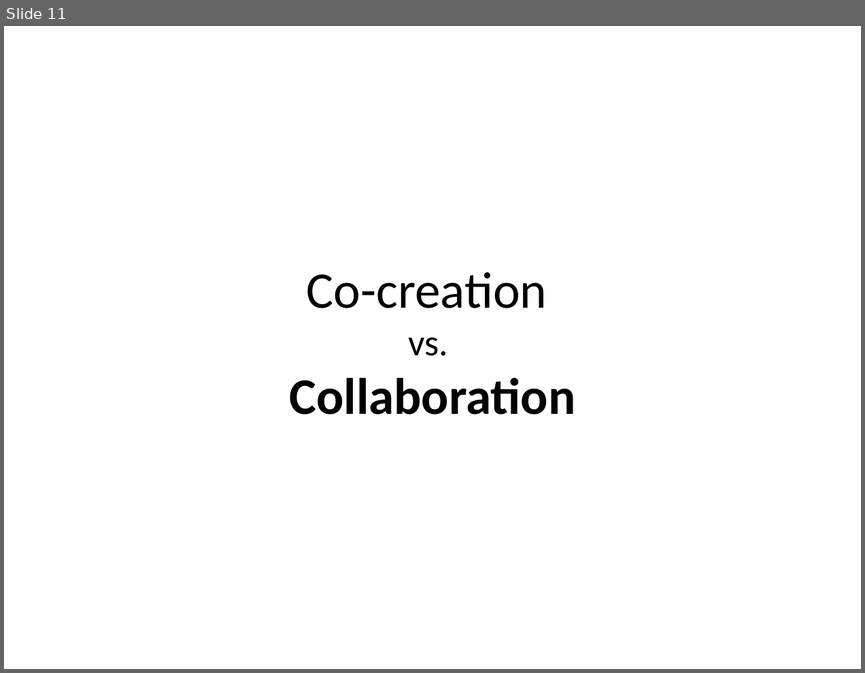
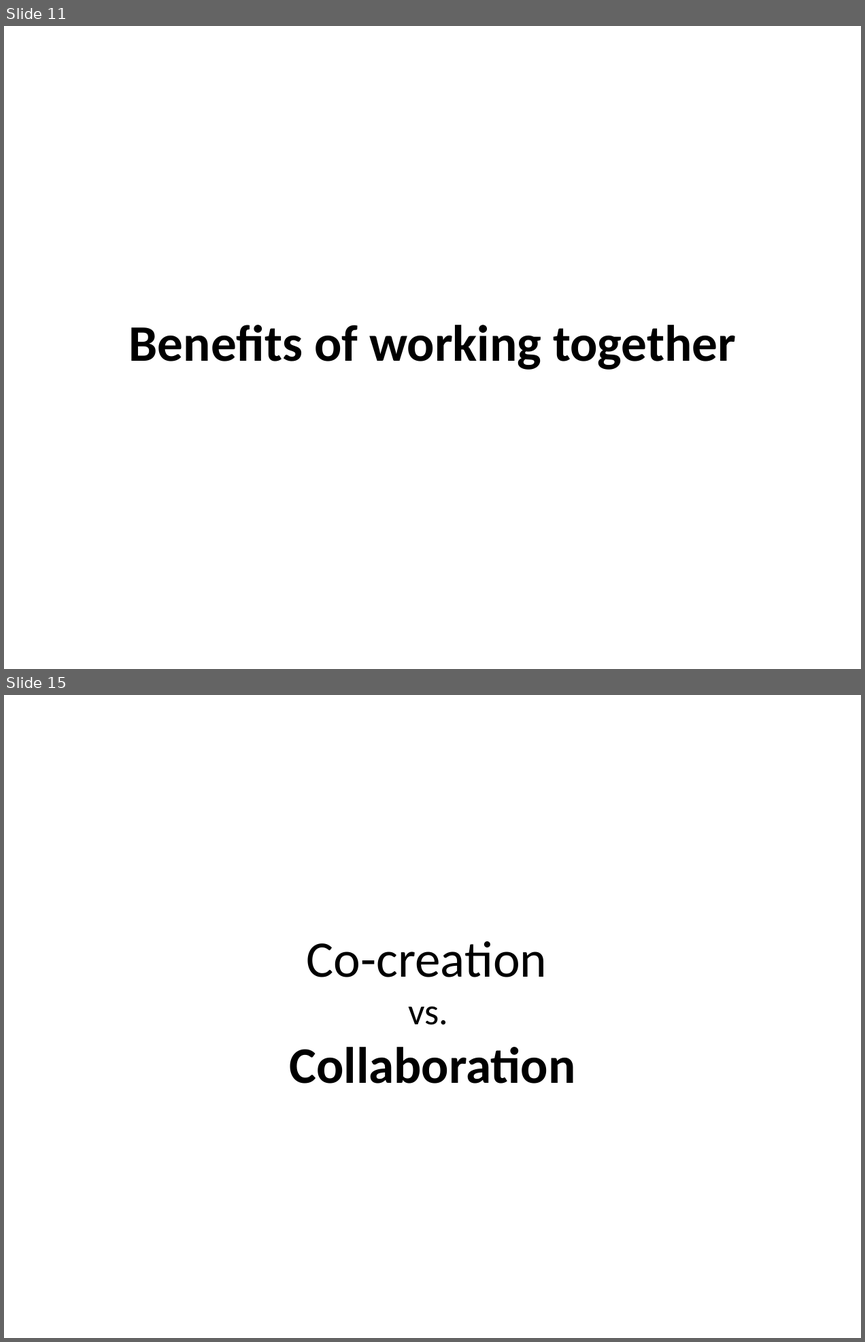
Before and after one commit to maaretp/TalesOfDeveloperTesterCollaboration, a slide deck: Tales from Tester Developer Collaboration.pptx. Shown one above the other, each under a label of ours: slide 11 before the commit, slides 11 and 15 after it; the slides between them are not shown. The pictures are 865x673 and 865x1342 pixels, drawn with LibreOffice and Linux fonts; fonts in the diff are those of the drawing. Boxes give left, top, right and bottom in pixels: in the first picture for what was removed or moved away, otherwise in the second. Text is boxed around its words. In the diff, an @@ line names an element or a change of style, - is before the commit and + after.

```diff
--- a/Tales from Tester Developer Collaboration.pptx
+++ b/Tales from Tester Developer Collaboration.pptx
@@ slide 11 added at bbox=[4, 26, 861, 669], background #FFFFFF @@
@@ title added at bbox=[129, 325, 736, 369], 43 pt, text #000000, bold @@
+Benefits of working together
@@ what was slide 11 is now slide 15 @@
```
Also in this commit, not shown: 1 slide changed, 8 other slides added.
